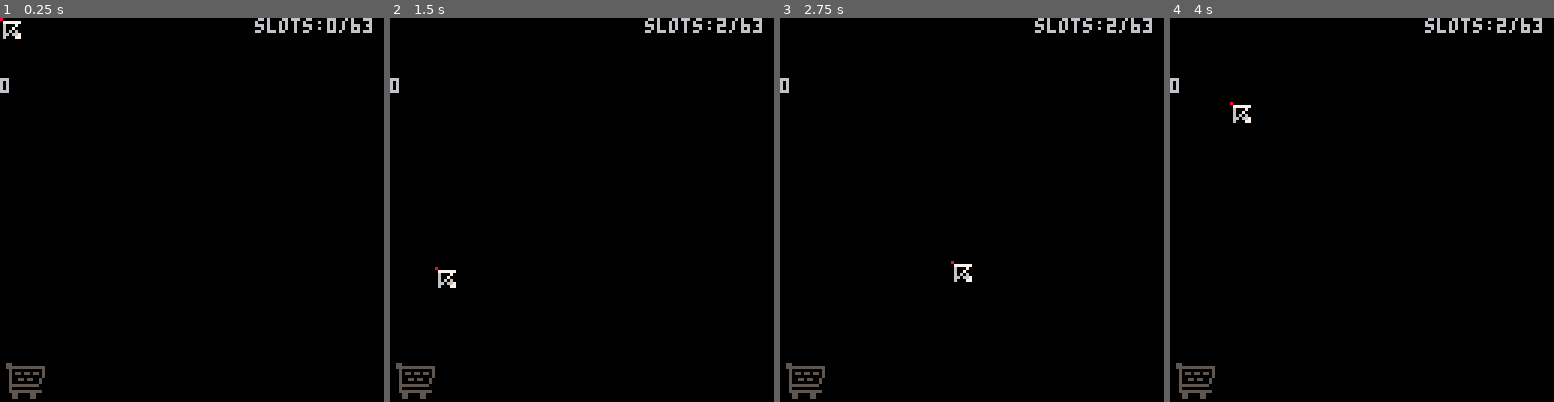
Above: before the commit, frames 1-4 (left to right).
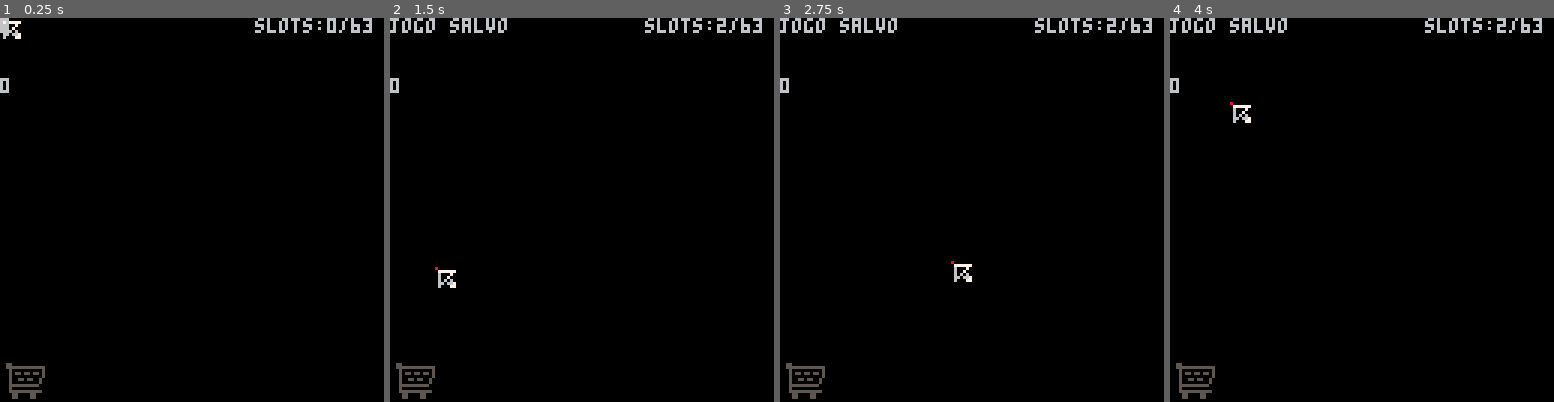
Above: after the commit, the same moments.

Repository: vinimesquitamoraes/Plantinhas
Game: PICO-8 cartridge plantinhas.p8
Same seed, same stepped clock (60 frames per second), same inputs: the game is played once before the commit and once after it.
Inputs (mouse positions are in pixels of both pictures, inside the frame that each line leads up to):
- Up to frame 1 (0.25 s): no input
- Up to frame 2 (1.5 s): tap X (X key) at 0.33, 1.07 s; click (670, 121) at 0.67 s; tap O (Z key) at 0.7 s; click (436, 267) at 1.22 s
- Up to frame 3 (2.75 s): tap O (Z key) at 1.7, 2.1, 2.5 s; click (887, 114) at 1.77 s; tap X (X key) at 1.85 s; click (952, 259) at 2.32 s
- Up to frame 4 (4 s): click (1404, 106) at 2.87 s; tap O (Z key) at 2.9, 3.3, 3.7 s; tap X (X key) at 2.97 s; click (1465, 256) at 3.42 s; click (1231, 102) at 3.97 s

The runs differ from the first frame. In frame 1, less than 0.1% of the frame differs, in the area x 0-3%, y 0-4%; in frame 2, 0.5%, in the area x 0-31%, y 0-4%; in frame 3, 0.5%; in frame 4, 0.5%.

Commit message:
fix/fixed itens types incocistence with save.aseprite file

Diff:
--- a/plantinhas.p8
+++ b/plantinhas.p8
@@ -283,12 +283,11 @@
 		end
 
  end
-	if btnp(❎) then
+	if btnp(🅾️) then
 		cu1 = "jogo salvo"
 		save_game()
-	else
-		cu1 = ""
-	end
+	end
+
 
 end
 
@@ -910,7 +909,7 @@
           val = 200}
 	 	end
 
-  elseif(range(subtipo,17,18))then
+  else
 	  self.val   = false
 
 			--regador
@@ -1453,19 +1452,19 @@
 	 	if ls_atl.qual and ls_atl.qual.item then
 	 		local aux_tip = ls_atl.qual.item.tip
 				--cesta
-			 if(aux_tip == 4)then
+			 if(aux_tip == 3)then
 			 	mouse.s,mouse.ax,mouse.ay = 218,-5,-5
 			 end
 				--vasos
-	 	 if(range(aux_tip,5,8))  mouse:tip_set(ls_atl.qual.item.cur_s,"⬅️","⬆️")
+	 	 if(range(aux_tip,4,7))  mouse:tip_set(ls_atl.qual.item.cur_s,"⬅️","⬆️")
 			 --sementes
-			 if(range(aux_tip,9,16)) mouse.s = 228
+			 if(range(aux_tip,8,15)) mouse.s = 228
 			 --regador
-		 	if aux_tip == 17 then
+		 	if aux_tip == 16 then
 	 			mouse.w,mouse.h = 16,16
 		 		mouse.s = 204
 		 	--pa
-		 	elseif aux_tip == 18 then
+		 	elseif aux_tip == 17 then
   			mouse.ct,mouse.w,mouse.h,mouse.s,mouse.ax,mouse.ay= 9,16,16,238,-2,-14
 		 	end
 	 	end
@@ -1513,7 +1512,7 @@
  	 end
 
 		--eh um vaso
- 	elseif range(aux_tip,5,8) then
+ 	elseif range(aux_tip,4,7) then
 			--o que vai ser permutado  um vaso sem nada?
 			if container.qual and container.qual.algo == 0 then
 		  atl_para_container(mouse.esq,container,true)
@@ -1522,7 +1521,7 @@
 		 end
 
  	--eh um upgrade de atl
- 	elseif aux_tip == 1 then
+ 	elseif aux_tip == 0 then
 	 	if mouse.esq then
 
 				if #ls_atl.atls == 8 then
@@ -1538,19 +1537,19 @@
 			end
 
 	 --eh uma semente
-	 elseif(range(aux_tip,9,16))then
+	 elseif(range(aux_tip,8,15))then
 			pat_sem.val = true
 
 		--eh um regador
-		elseif aux_tip == 17 then
+		elseif aux_tip == 16 then
 			pat_reg.val = true
 
   --eh uma pa
- 	elseif aux_tip == 18 then
+ 	elseif aux_tip == 17 then
 			pa.val = true
 
 		--eh uma cesta
- 	elseif aux_tip == 4 then
+ 	elseif aux_tip == 3 then
 			colheita = true
 		end
 
@@ -1870,7 +1869,7 @@
 	combinado |= (obj.onde    & 0x03) << 14
 	          | ((obj.x+x_aux & 0x7f) <<  7)
 		         |  (obj.y+y_aux & 0x7f)
-	          |  (tip-1       & 0x1f) >>> 5
+	          |  (tip         & 0x1f) >>> 5
 	          |  (obj.algo    & 0x0f) >>> 6
 
 	--o item tem uma planta?
@@ -1946,7 +1945,7 @@
 	if(onde == 0) return
  local x    =  (save >>>  7) & 0x7f
  local y    =  (save >>>  0) & 0x7f
- local tip  = ((save <<   5) & 0x1f)+1
+ local tip  = 	(save <<   5) & 0x1f
 	local algo =  (save <<   6) & 0x01
 
 	--o item basico
@@ -1984,8 +1983,8 @@
 
 function load_game()
 	--objetos padro
- regador =	load_obj(1) or criar_obj("item",17,ls_inv.coisas,nil,16,18,2)
- pa      = load_obj(2) or criar_obj("item",18,ls_inv.coisas,nil,32,18,2)
+ regador =	load_obj(1) or criar_obj("item",16,ls_inv.coisas,nil,16,18,2)
+ pa      = load_obj(2) or criar_obj("item",17,ls_inv.coisas,nil,32,18,2)
  --careggar regador e pa
 	for i=3, 63 do
 		local loaded_obj = load_obj(i)
